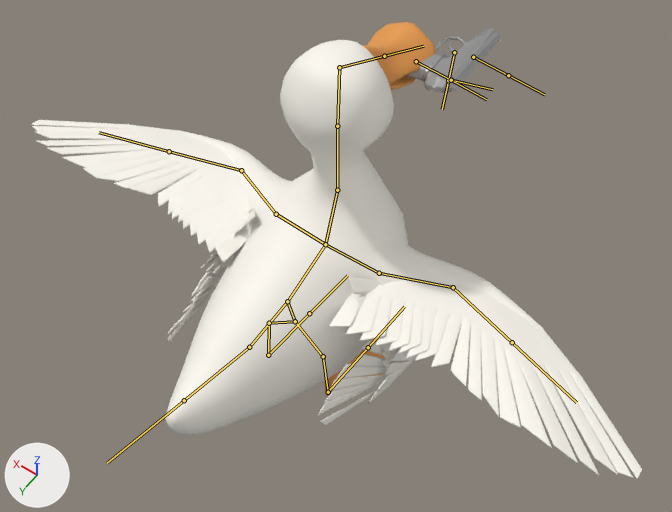
The FBX model Assets/Public/Animations/duck walk (new model).fbx as it was, and as the next commit left it.
Rendered twice from a 50 mm camera at (-5.07, 5.66, 13.3) aimed at (-0.34, -0.96, 2.9). The axes (+X, +Y, +Z) are drawn at lower left. The lights are the same throughout. The bones that bend it are drawn over the model as lines.
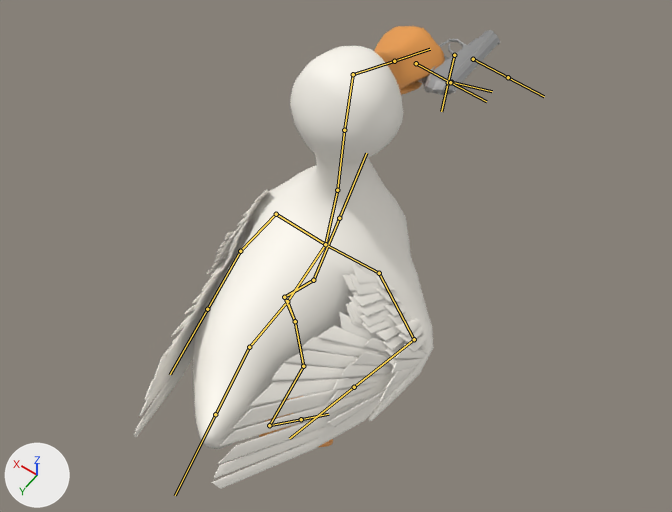
The newer file adds an action. The first version stands in its rest pose; the second is drawn at frame 1 of the action 'Scene'.

Where the change shows, as pixel boxes (x1, y1, x2, y2) in the pictures (672 x 512 px):
'polySurface14', posed (49% narrower): before (31, 22, 642, 479); after (134, 26, 445, 489)
'polySurface29', posed: before (318, 340, 417, 425); after (324, 337, 427, 427)
'polySurface34', posed: before (348, 276, 409, 369); after (343, 275, 426, 366)
'TopFrame', posed: before (431, 28, 501, 93); after (430, 30, 500, 95)
'polySurface19', posed: before (168, 259, 225, 342); after (171, 264, 224, 343)
'polySurface6', posed: before (201, 208, 256, 268); after (206, 208, 251, 274)
'BottomFrame', posed: before (424, 37, 475, 90); after (424, 39, 475, 93)
'Grip', posed: before (406, 48, 446, 82); after (418, 55, 446, 85)
'TriggerFrame', posed: before (436, 37, 467, 49); after (439, 39, 466, 58)
'Trigger', posed: before (448, 42, 457, 54); after (448, 44, 456, 56)
bone 'Bone.002', root to tip: before (249, 347) to (184, 400); after (249, 347) to (215, 414)
bone 'Bone.016', root to tip: before (295, 321) to (323, 356); after (295, 321) to (303, 366)
bone 'Bone.021', root to tip: before (328, 392) to (368, 347); after (269, 425) to (301, 419)
bone 'Bone.017', root to tip: before (295, 321) to (269, 323); after (295, 321) to (284, 297)
bone 'Bone.006', root to tip: before (337, 190) to (337, 126); after (337, 190) to (344, 130)
bone 'left wing', root to tip: before (276, 214) to (241, 170); after (276, 214) to (240, 251)
bone 'left wing tip', root to tip: before (241, 170) to (169, 151); after (240, 251) to (207, 309)
bone 'right wing', root to tip: before (379, 273) to (453, 287); after (379, 273) to (414, 339)
bone 'right wing tip', root to tip: before (453, 287) to (512, 342); after (414, 339) to (354, 387)

The change in detail:
Object 'Armature.001' (bone_rig_object) moves from (-0.366, -3.366, 5.012) to (-0.366, -3.366, 4.974).
Bone 'Bone.002' (bone_bone_002) turns from (0, 0, 0) to (1, 4, 20) degrees about its own x, y and z.
Bone 'Bone.016' (bone_bone_016) turns from (0, 0, 0) to (66, -46, -26) degrees about its own x, y and z.
Bone 'Bone.021' (bone_bone_021) turns from (0, 0, 0) to (-29, 0, 0) degrees about its own x, y and z.
Bone 'Bone.017' (bone_bone_017) turns from (0, 0, 0) to (-47, -37, 20) degrees about its own x, y and z.
Bone 'Bone.006' (bone_bone_006) turns from (0, 0, 0) to (0, 0, -5) degrees about its own x, y and z.
Bone 'left wing' (bone_left_wing) turns from (0, 0, 0) to (56, -19, 46) degrees about its own x, y and z.
Bone 'left wing tip' (bone_left_wing_tip) turns from (0, 0, 0) to (43, 3, 0) degrees about its own x, y and z.
Bone 'right wing' (bone_right_wing) turns from (0, 0, 0) to (44, 8, -25) degrees about its own x, y and z.
Bone 'right wing tip' (bone_right_wing_tip) turns from (0, 0, 0) to (48, -6, 4) degrees about its own x, y and z.
